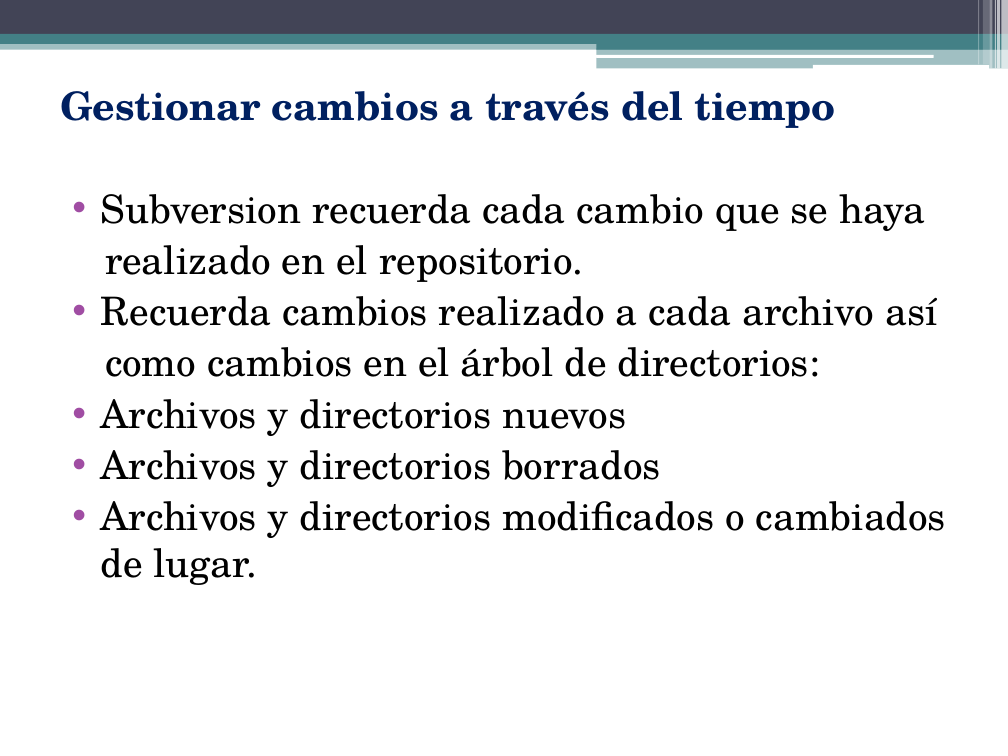
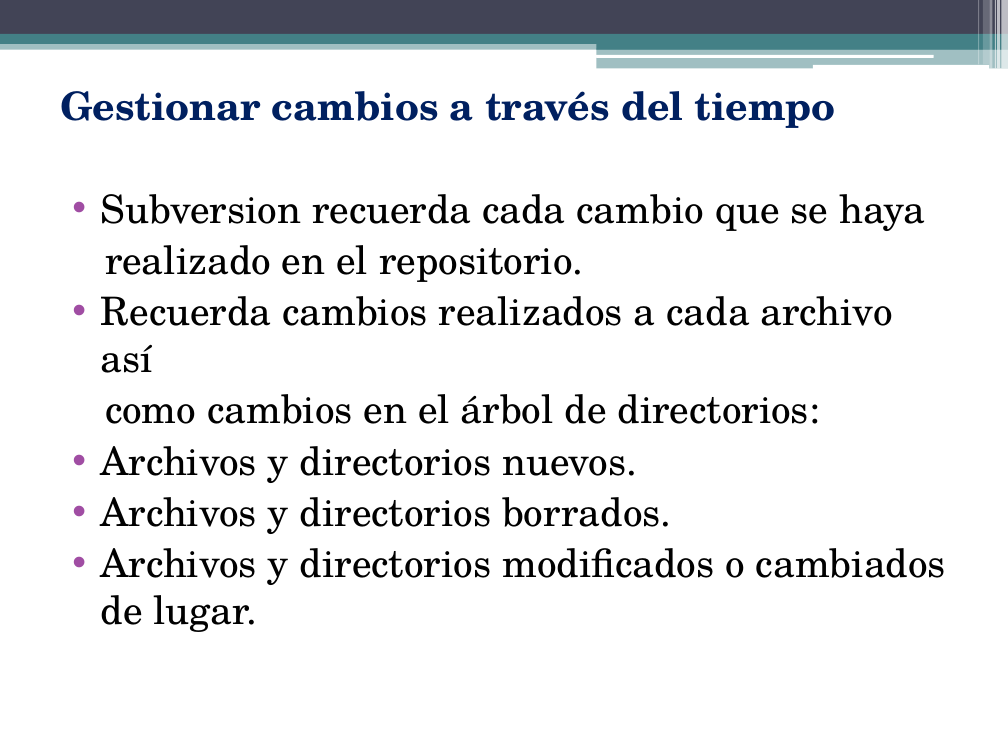
Before and after one commit to gabrielgag89/ing-sw-2012, a slide deck: slide 3 of Gestion de Configuracion.pptx. Drawn at 1008x756 pixels with LibreOffice and Linux fonts; fonts in the diff are those of the drawing. Boxes give left, top, right and bottom in pixels: in the first picture for what was removed or moved away, otherwise in the second. Text is boxed around its words. In the diff, an @@ line names an element or a change of style, - is before the commit and + after.

```diff
--- a/Gestion de Configuracion.pptx
+++ b/Gestion de Configuracion.pptx
@@ text at [101, 296, 893, 373]: text changed @@
-• Recuerda cambios realizado a cada archivo así
+• Recuerda cambios realizados a cada archivo así
@@ text at [101, 446, 671, 534]: text changed @@
-• Archivos y directorios nuevos
-• Archivos y directorios borrados
+• Archivos y directorios nuevos.
+• Archivos y directorios borrados.
```
Also in this commit, not shown: 4 other slides changed, 2 other files.
